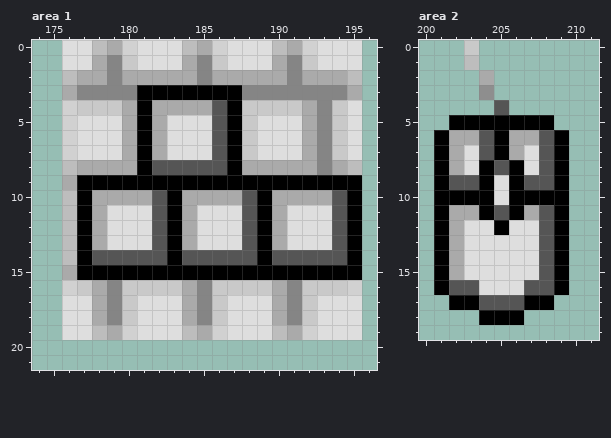
One commit to this pixel-art file: dev/minecraft/textures/gui/toasts.aseprite. The picture above is the old version.
256x256 pixels, 1 frame. Colours within 5 levels of each other are drawn and written as one. Shown: area 1: x 174..196, y 0..21; area 2: x 200..211, y 0..19. The commit also changed other parts of the picture, which this record leaves out.
The same view after the edit:
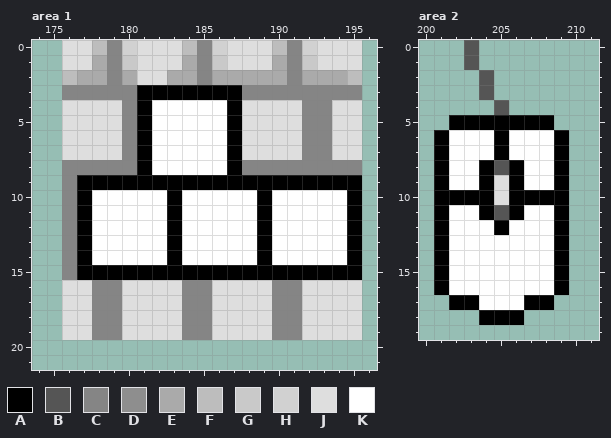
Palette (. is transparent): A #000000  B #555555  C #858585  D #8e8e8e  E #aaaaaa  F #bdbdbd  G #c9c9c9  H #d1d1d1  J #dedede  K #ffffff
Diff:
--- area 1, layer "Layer 2"
@@ x 174..196 @@
- 0 ..JJFEHJJJFEHJJJFEHJJJ.
+ 0 ..JJFCHJJJFCHJJJFCHJJJ.
  1 ..JJECGJJJECGJJJECGJJJ.
- 2 ..FEECEEEEECEEEEECEEEF.
- 3 ..ECCCCAAAAAAACCCCCCCE.
- 4 ..HGGGEAEEEEBAGGGGECGJ.
- 5 ..HJJJEAEJJJBAGJJJECGJ.
- 6 ..HJJJEAEJJJBAGJJJECGJ.
- 7 ..HJJJEAEJJJBAGJJJECGJ.
- 8 ..FEEEEABBBBBAEEEEECEF.
- 9 ..EAAAAAAAAAAAAAAAAAAA.
-10 ..FAEEEEBAEEEEBAEEEEBA.
-11 ..FAEJJJBAEJJJBAEJJJBA.
-12 ..FAEJJJBAEJJJBAEJJJBA.
-13 ..FAEJJJBAEJJJBAEJJJBA.
-14 ..FABBBBBABBBBBABBBBBA.
-15 ..EAAAAAAAAAAAAAAAAAAA.
-16 ..HGECGGGGECGGGGECGGGH.
-17 ..JJECGJJJECGJJJECGJJJ.
-18 ..JJECGJJJECGJJJECGJJJ.
-19 ..JJFEHJJJFEHJJJFEHJJJ.
+ 2 ..FEECEJJEECEEEEECEEEF.
+ 3 ..CCCCCAAAAAAACCCCCCCC.
+ 4 ..JJJJCAKKKKKAJJJJCCJJ.
+ 5 ..JJJJCAKKKKKAJJJJCCJJ.
+ 6 ..JJJJCAKKKKKAJJJJCCJJ.
+ 7 ..JJJJCAKKKKKAJJJJCCJJ.
+ 8 ..CCCCCAKKKKKACCCCCCCC.
+ 9 ..CAAAAAAAAAAAAAAAAAAA.
+10 ..CAKKKKKAKKKKKAKKKKKA.
+11 ..CAKKKKKAKKKKKAKKKKKA.
+12 ..CAKKKKKAKKKKKAKKKKKA.
+13 ..CAKKKKKAKKKKKAKKKKKA.
+14 ..CAKKKKKAKKKKKAKKKKKA.
+15 ..CAAAAAAAAAAAAAAAAAAA.
+16 ..JJCCJJJJCCJJJJCCJJJJ.
+17 ..JJCCJJJJCCJJJJCCJJJJ.
+18 ..JJCCJJJJCCJJJJCCJJJJ.
+19 ..JJCCJJJJCCJJJJCCJJJJ.
 20 .......................
--- area 2, layer "Layer 2"
@@ x 200..211 @@
- 0 ...G........
- 1 ...F........
- 2 ....E.......
- 3 ....D.......
+ 0 ...B........
+ 1 ...B........
+ 2 ....B.......
+ 3 ....B.......
  4 .....B......
  5 ..AAAAAAA...
- 6 .AEEBAEEBA..
- 7 .AEJBAEJBA..
- 8 .AEJABAJBA..
- 9 .ABBAJABBA..
+ 6 .AKKKAKKKA..
+ 7 .AKKKAKKKA..
+ 8 .AKKABAKKA..
+ 9 .AKKAJAKKA..
 10 .AAAAJAAAA..
-11 .AEEABAEBA..
-12 .AEJJAJJBA..
-13 .AEJJJJJBA..
-14 .AEJJJJJBA..
-15 .AEJJJJJBA..
-16 .ABBJJJBBA..
-17 ..AABBBAA...
+11 .AKKABAKKA..
+12 .AKKKAKKKA..
+13 .AKKKKKKKA..
+14 .AKKKKKKKA..
+15 .AKKKKKKKA..
+16 .AKKKKKKKA..
+17 ..AAKKKAA...
 18 ....AAA.....
